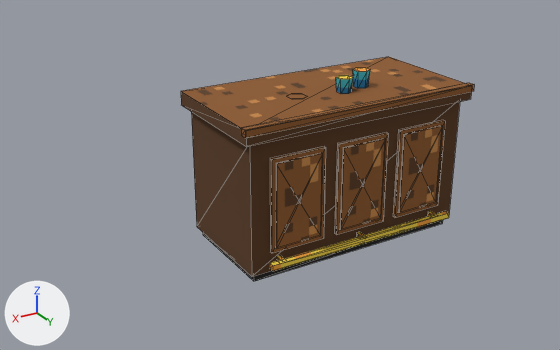
What one commit did to the glTF model apps/client/public/assets/mob_bancone_da_bar_in_mogano.glb.
One viewpoint serves both versions: a 50 mm camera at (2.92, 4.22, 2.63) aimed at (0.34, -0.06, 0.49). Lighting does not change. The marker at lower left points along +X, +Y and +Z. The older version comes first. Mesh edges are drawn as thin lines. Vertices at exactly the same position are counted once.

The first picture shows 'mob_bancone_da_bar_in_mogano'.
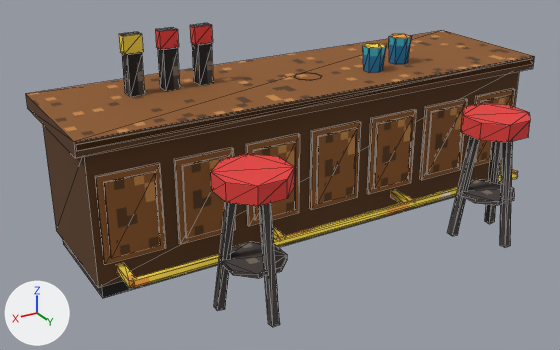
Changed parts and their boxes (x1, y1, x2, y2) in the pictures (560 x 350 px; the box of a moved part takes in the faces that stretch with it):
'mob_bancone_da_bar_in_mogano', reshaped, moved, rescaled (73% wider, 36% taller)
    before: (181, 57, 474, 281)
    after: (26, 23, 534, 327)
part 1 of me_mob_bancone_da_bar_in_mogano, moved or reshaped
    before: (203, 220, 443, 281)
    after: (63, 196, 456, 298)
part 2 of me_mob_bancone_da_bar_in_mogano, moved or reshaped
    before: (191, 102, 460, 276)
    after: (43, 71, 519, 288)
part 3 of me_mob_bancone_da_bar_in_mogano, moved or reshaped
    before: (181, 57, 471, 147)
    after: (26, 31, 534, 158)
part 4 of me_mob_bancone_da_bar_in_mogano, added
    after: (132, 171, 518, 288)
part 5 of me_mob_bancone_da_bar_in_mogano, added
    after: (390, 190, 413, 203)
part 6 of me_mob_bancone_da_bar_in_mogano, added
    after: (273, 227, 285, 238)
part 7 of me_mob_bancone_da_bar_in_mogano, added
    after: (116, 263, 135, 288)
part 8 of me_mob_bancone_da_bar_in_mogano, moved or reshaped
    before: (353, 67, 370, 88)
    after: (389, 34, 412, 64)
part 9 of me_mob_bancone_da_bar_in_mogano, moved or reshaped
    before: (336, 75, 353, 94)
    after: (363, 43, 386, 73)
part 10 of me_mob_bancone_da_bar_in_mogano, moved or reshaped
    before: (270, 147, 326, 253)
    after: (192, 43, 213, 85)
part 11 of me_mob_bancone_da_bar_in_mogano, moved or reshaped
    before: (276, 153, 323, 249)
    after: (190, 23, 213, 45)
part 12 of me_mob_bancone_da_bar_in_mogano, moved or reshaped
    before: (334, 132, 388, 235)
    after: (158, 47, 180, 91)
part 13 of me_mob_bancone_da_bar_in_mogano, moved or reshaped
    before: (340, 138, 386, 230)
    after: (155, 27, 179, 50)
part 14 of me_mob_bancone_da_bar_in_mogano, moved or reshaped
    before: (393, 120, 445, 218)
    after: (122, 52, 145, 97)
part 15 of me_mob_bancone_da_bar_in_mogano, moved or reshaped
    before: (398, 125, 443, 213)
    after: (119, 32, 143, 55)
part 16 of me_mob_bancone_da_bar_in_mogano, deleted (brown)
    before: (241, 83, 474, 138)
part 17 of me_mob_bancone_da_bar_in_mogano, added (brown)
    after: (76, 59, 533, 327)
part 18 of me_mob_bancone_da_bar_in_mogano, deleted
    before: (270, 211, 449, 271)

Patch to the scene script:
```diff
--- a/apps/client/public/assets/mob_bancone_da_bar_in_mogano.glb.py
+++ b/apps/client/public/assets/mob_bancone_da_bar_in_mogano.glb.py
@@ me_mob_bancone_da_bar_in_mogano @@
 # used by ob_mob_bancone_da_bar_in_mogano; location = (0.0, 0.025, 0.6); scale = (0.9, 0.9, 0.9)
-me_mob_bancone_da_bar_in_mogano.from_pydata(...)  # 148 vertices, 192 faces; spans x -1.0..1.0, y -0.54..0.54, z -0.67..0.67
+me_mob_bancone_da_bar_in_mogano.from_pydata(...)  # 388 vertices, 486 faces; spans x -1.0..1.0, y -0.48..0.48, z -0.41..0.41
+# me_mob_bancone_da_bar_in_mogano part 1: the loose piece of 8 vertices spanning x -0.9..0.9, y -0.45..0.39, z -0.67..-0.6 is scaled about its middle by (1.05, 0.546, 0.824), then moved by (0.0, -0.17, 0.25)
+# me_mob_bancone_da_bar_in_mogano part 2: the loose piece of 8 vertices spanning x -0.93..0.93, y -0.48..0.43, z -0.6..0.42 is scaled about its middle by (1.03, 0.543, 0.484), then moved by (0.0, -0.17, -0.02)
+# me_mob_bancone_da_bar_in_mogano part 3: the loose piece of 8 vertices spanning x -0.99..0.99, y -0.54..0.48, z 0.42..0.53 is scaled about its middle by (1.01, 0.559, 0.494), then moved by (0.0, -0.17, -0.31)
+# me_mob_bancone_da_bar_in_mogano part 4: a new loose piece, a 6-sided cylinder along x spanning x -0.879..0.879, y 0.152..0.186, z -0.315..-0.287, in mat_mat_atlas (picture img_atlas)
+# me_mob_bancone_da_bar_in_mogano part 5: a new loose piece, a box spanning x -0.316..-0.288, y 0.048..0.169, z -0.315..-0.287, in mat_mat_atlas (picture img_atlas)
+# me_mob_bancone_da_bar_in_mogano part 6: a new loose piece, a box spanning x 0.288..0.316, y 0.048..0.169, z -0.315..-0.287, in mat_mat_atlas (picture img_atlas)
+# me_mob_bancone_da_bar_in_mogano part 7: a new loose piece, a box spanning x 0.865..0.893, y 0.048..0.169, z -0.315..-0.287, in mat_mat_atlas (picture img_atlas)
+# me_mob_bancone_da_bar_in_mogano part 8: the loose piece of 12 vertices spanning x -0.3..-0.19, y -0.01..0.13, z 0.53..0.67 is scaled about its middle by (0.697, 0.697, 0.824), then moved by (-0.2, -0.19, -0.35)
+# me_mob_bancone_da_bar_in_mogano part 9: the loose piece of 12 vertices spanning x -0.11..0.0, y 0.04..0.17, z 0.53..0.64 is scaled about its middle by (0.698, 0.697, 0.89), then moved by (-0.22, -0.19, -0.35)
+# me_mob_bancone_da_bar_in_mogano part 10: the loose piece of 8 vertices spanning x 0.33..0.78, y 0.43..0.45, z -0.44..0.28 is scaled about its middle by (0.124, 2.47, 0.213), then moved by (-0.17, -0.72, 0.35)
+# me_mob_bancone_da_bar_in_mogano part 11: the loose piece of 8 vertices spanning x 0.37..0.74, y 0.45..0.46, z -0.41..0.24 is scaled about its middle by (0.189, 3.46, 0.101), then moved by (-0.17, -0.74, 0.46)
+# me_mob_bancone_da_bar_in_mogano part 12: the loose piece of 8 vertices spanning x -0.22..0.22, y 0.43..0.45, z -0.44..0.28 is scaled about its middle by (0.124, 2.47, 0.213), then moved by (0.52, -0.72, 0.35)
+# me_mob_bancone_da_bar_in_mogano part 13: the loose piece of 8 vertices spanning x -0.19..0.19, y 0.45..0.46, z -0.41..0.24 is scaled about its middle by (0.189, 3.46, 0.101), then moved by (0.52, -0.74, 0.46)
+# me_mob_bancone_da_bar_in_mogano part 14: the loose piece of 8 vertices spanning x -0.78..-0.33, y 0.43..0.45, z -0.44..0.28 is scaled about its middle by (0.124, 2.47, 0.213), then moved by (1.21, -0.72, 0.35)
+# me_mob_bancone_da_bar_in_mogano part 15: the loose piece of 8 vertices spanning x -0.74..-0.37, y 0.45..0.46, z -0.41..0.24 is scaled about its middle by (0.189, 3.46, 0.101), then moved by (1.21, -0.74, 0.46)
+# me_mob_bancone_da_bar_in_mogano part 16: the loose piece of 8 vertices spanning x -1.0..1.0, y 0.44..0.49, z 0.49..0.54 is deleted
+# me_mob_bancone_da_bar_in_mogano part 17: 248 vertices added at x -0.99..0.99, y -0.19..0.48, z -0.41..0.2
+# me_mob_bancone_da_bar_in_mogano part 18: 8 vertices removed from x -0.82..0.82, y 0.49..0.54, z -0.53..-0.49
+# other edits to the shape of me_mob_bancone_da_bar_in_mogano do not show in these pictures
 me_mob_bancone_da_bar_in_mogano.materials.append(mat_mat_atlas)
@@ ob_mob_bancone_da_bar_in_mogano @@
 ob_mob_bancone_da_bar_in_mogano = bpy.data.objects.new('mob_bancone_da_bar_in_mogano', me_mob_bancone_da_bar_in_mogano)
-ob_mob_bancone_da_bar_in_mogano.location = (0.0, 0.025, 0.6)
-ob_mob_bancone_da_bar_in_mogano.scale = (0.9, 0.9, 0.9)
+ob_mob_bancone_da_bar_in_mogano.location = (0.0, 0.012, 0.748)
+ob_mob_bancone_da_bar_in_mogano.scale = (1.82, 1.82, 1.82)
```
